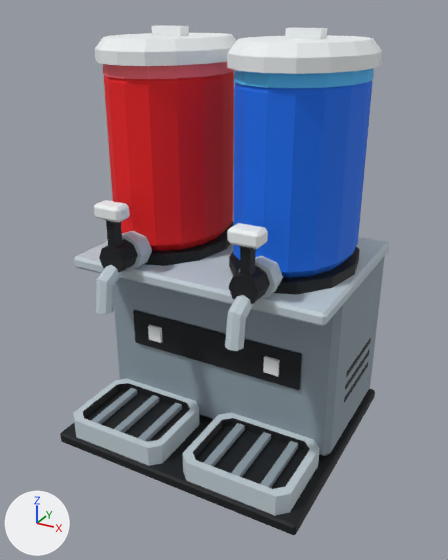
A saved change to the FBX model art/equipment/SlushieMachine/SlushieMachine.fbx.
Camera for both pictures: a 50 mm camera at (0.4, -0.733, 0.613) aimed at (0.006, -0.017, 0.254). The lights are fixed; the arrows at lower left show +X, +Y and +Z. The older version comes first. Objects named as collision shapes, trigger or cutter boxes, shadow casters or lower levels of detail are left out. Where no turn or scale is listed for an object, it has been applied to the vertices.

Before the edit, the objects in view are built like this:
```python
me_sm_bluebowl_001 = bpy.data.meshes.new('SM_BlueBowl.001')
me_sm_bluebowl_001.from_pydata(...)  # 832 vertices, 1496 faces; spans x -0.195..0.195, y -0.175..0.175, z 0.0..0.59
me_sm_bluebowl_001.materials.append(mat_m_slushiemachine)  # picture img_t_slushiemachine_basecolor_png
ob_slushiemachine_body = bpy.data.objects.new('SlushieMachine_Body', me_sm_bluebowl_001)
ob_slushiemachine_body.location = (0.0, 0.0, 0.0)
```
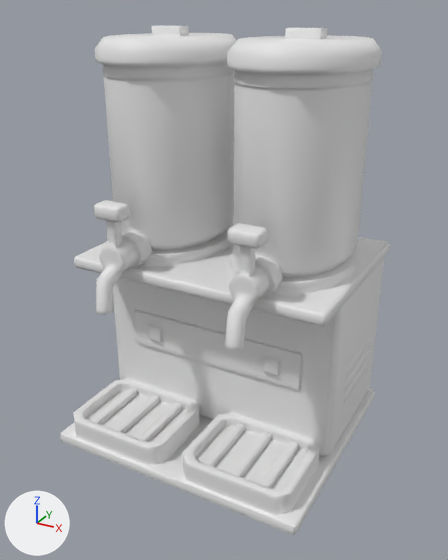
Boxes [x1, y1, x2, y2] around the edits, measured in the pictures (448 x 560 px):
'SlushieMachine_Body', recoloured, shading changed (lighter)
    both: [60, 26, 390, 535]

What changed in the scene script:
```text
Add img_t_slushiemachine_n_png:
    img_t_slushiemachine_n_png = load_image('T_SlushieMachine_N.png', 'T_SlushieMachine_N.png', 512, 512, 'Non-Color')
Add mat_slushiemachine_gamelook:
    mat_slushiemachine_gamelook = bpy.data.materials.new('SlushieMachine_GameLook')
    mat_slushiemachine_gamelook.use_nodes = True; mat_slushiemachine_gamelook.node_tree.nodes.clear()
    _N = mat_slushiemachine_gamelook.node_tree.nodes; _L = mat_slushiemachine_gamelook.node_tree.links
    n0 = _N.new('ShaderNodeBsdfPrincipled'); n0.name = 'Principled BSDF'
    n1 = _N.new('ShaderNodeOutputMaterial'); n1.name = 'Material Output'
    n2 = _N.new('ShaderNodeTexImage'); n2.name = 'Image Texture'
    n2.image = img_t_slushiemachine_n_png
    n3 = _N.new('ShaderNodeNormalMap'); n3.name = 'Normal Map'
    _L.new(n2.outputs[0], n3.inputs[1])  # 'Color' to 'Color'
    _L.new(n3.outputs[0], n0.inputs[5])  # 'Normal' to 'Normal'
    _L.new(n0.outputs[0], n1.inputs[0])  # 'BSDF' to 'Surface'
Change me_sm_bluebowl_001:
    where me_sm_bluebowl_001.from_pydata(...)  # 832 vertices, 1496 faces; spans x -0.195..0.195, y -0.175..0.175, z 0.0..0.59
    used by ob_slushiemachine_body; location = (0.0, 0.0, 0.0)
    remove me_sm_bluebowl_001.materials.append(mat_m_slushiemachine)  # picture img_t_slushiemachine_basecolor_png
    me_sm_bluebowl_001 part 1: edges marked sharp go from 1424 to 584
    add me_sm_bluebowl_001.materials.append(mat_slushiemachine_gamelook)
```
